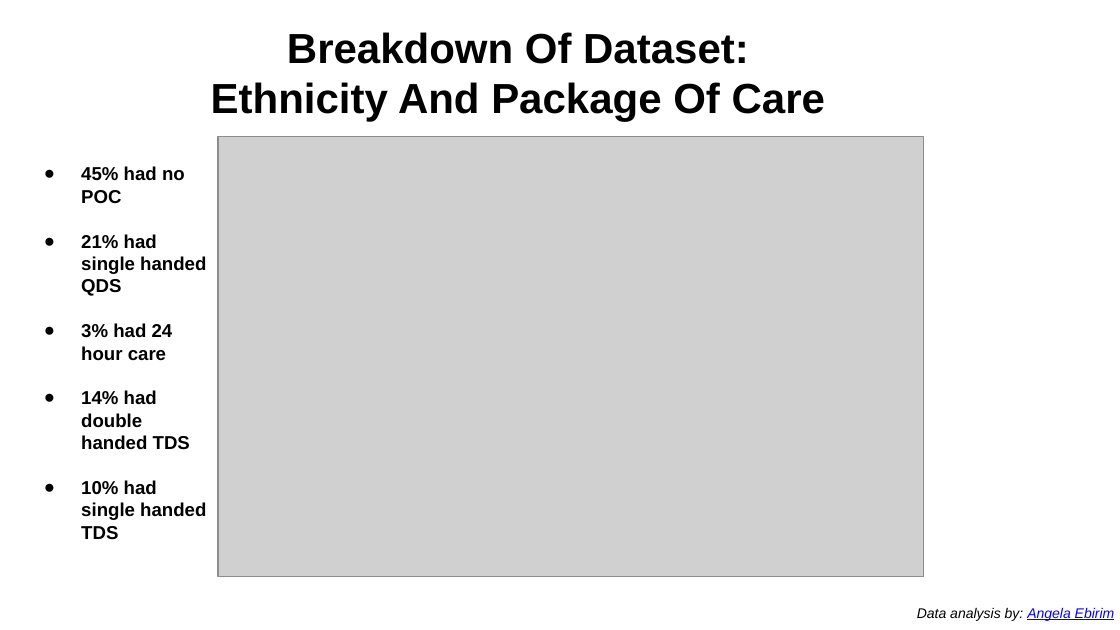
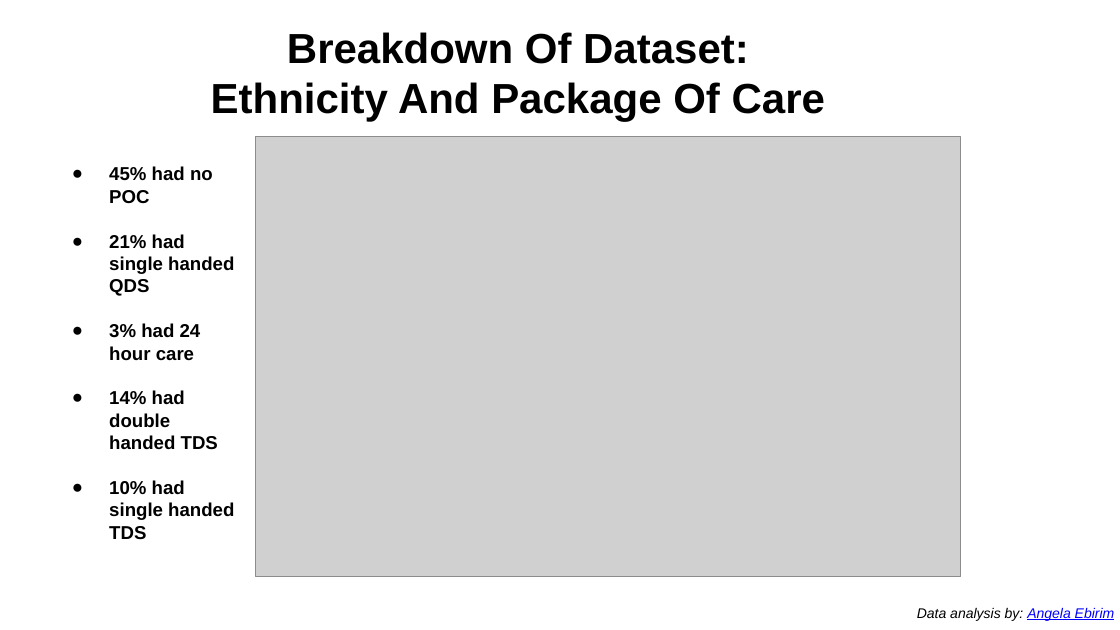
Before and after one commit to aebirim/THCHS-Covid-Audit, a slide deck: slide 8 of THCHS_Covid_Data_Audit1_slides.pptx. Drawn at 1120x630 pixels with LibreOffice and Linux fonts; fonts in the diff are those of the drawing; grey boxes stand for pictures. Boxes give left, top, right and bottom in pixels: in the first picture for what was removed or moved away, otherwise in the second. Text is boxed around its words. In the diff, an @@ line names an element or a change of style, - is before the commit and + after.

```diff
--- a/THCHS_Covid_Data_Audit1_slides.pptx
+++ b/THCHS_Covid_Data_Audit1_slides.pptx
@@ picture: place and size @@
-picture at bbox=[218, 137, 924, 577]
+picture at bbox=[255, 137, 961, 577]
@@ text "45% had no POC": place and size @@
-text "45% had no POC" at bbox=[81, 166, 206, 540]
+text "45% had no POC" at bbox=[109, 166, 234, 540]
```
Also in this commit, not shown: 5 other slides changed, 2 other files.
